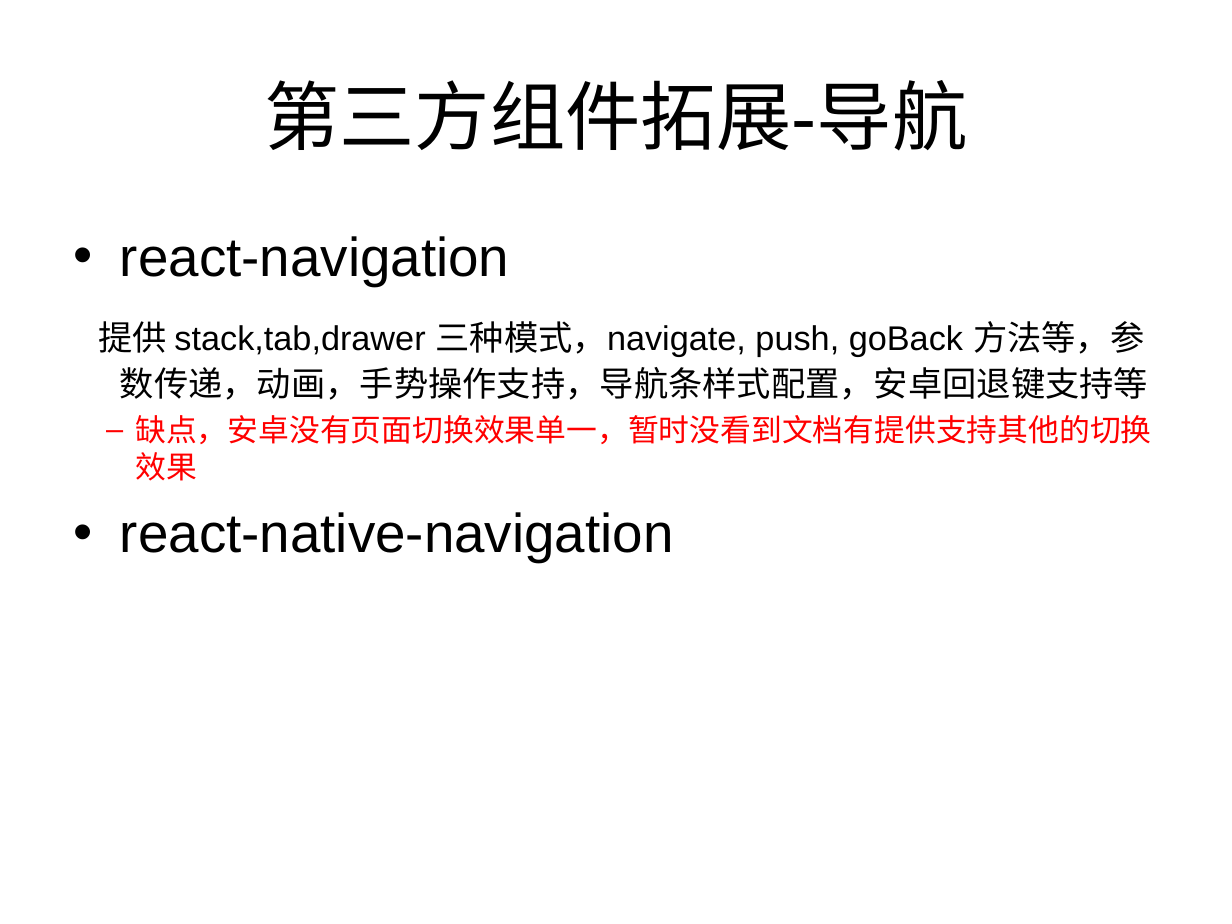
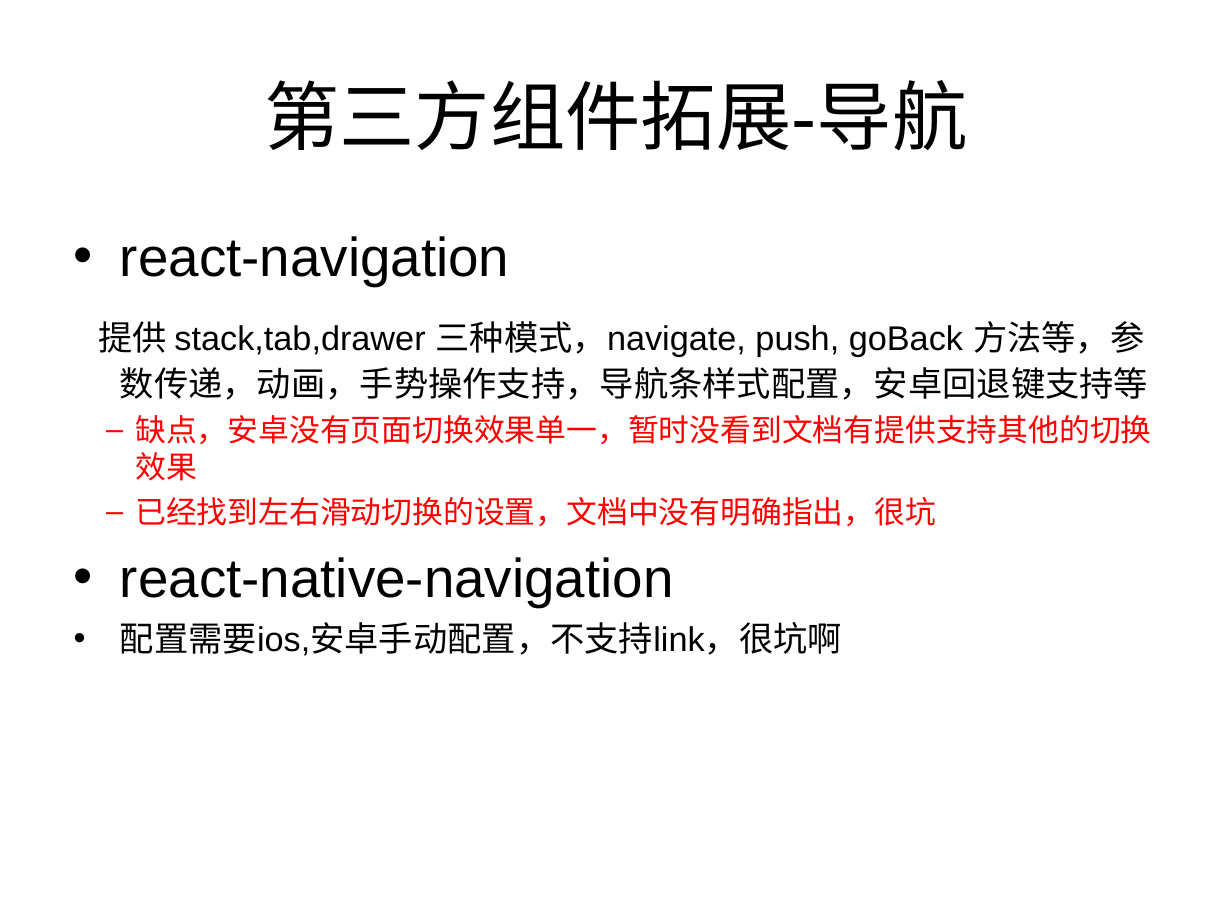
Before and after one commit to ilovezy/rnDemo, a slide deck: slide 9 of React-native 介绍.ppt (slide 8 before the commit). Drawn at 1232x924 pixels with LibreOffice and Linux fonts; fonts in the diff are those of the drawing. Boxes give left, top, right and bottom in pixels: in the first picture for what was removed or moved away, otherwise in the second. Text is boxed around its words. In the diff, an @@ line names an element or a change of style, - is before the commit and + after.

Commit message:
up

```diff
--- a/React-native 介绍.ppt
+++ b/React-native 介绍.ppt
@@ text at [135,497,936,526]: paragraph added @@
+  – 已经找到左右滑动切换的设置，文档中没有明确指出，很坑
@@ text at [120,622,842,656]: paragraph added @@
+• 配置需要ios,安卓手动配置，不支持link，很坑啊
```
Also in this commit, not shown: 2 slides added, 1 slide removed.
